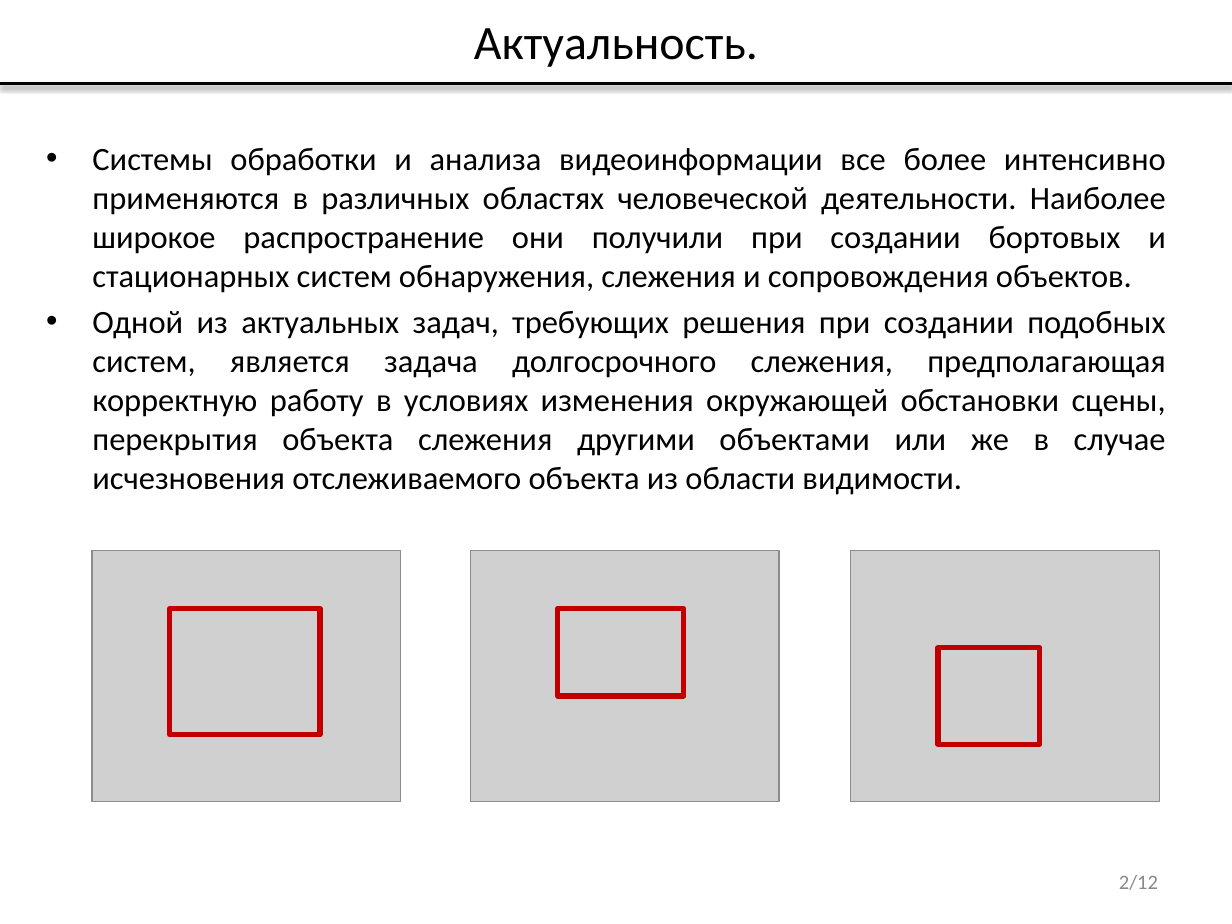
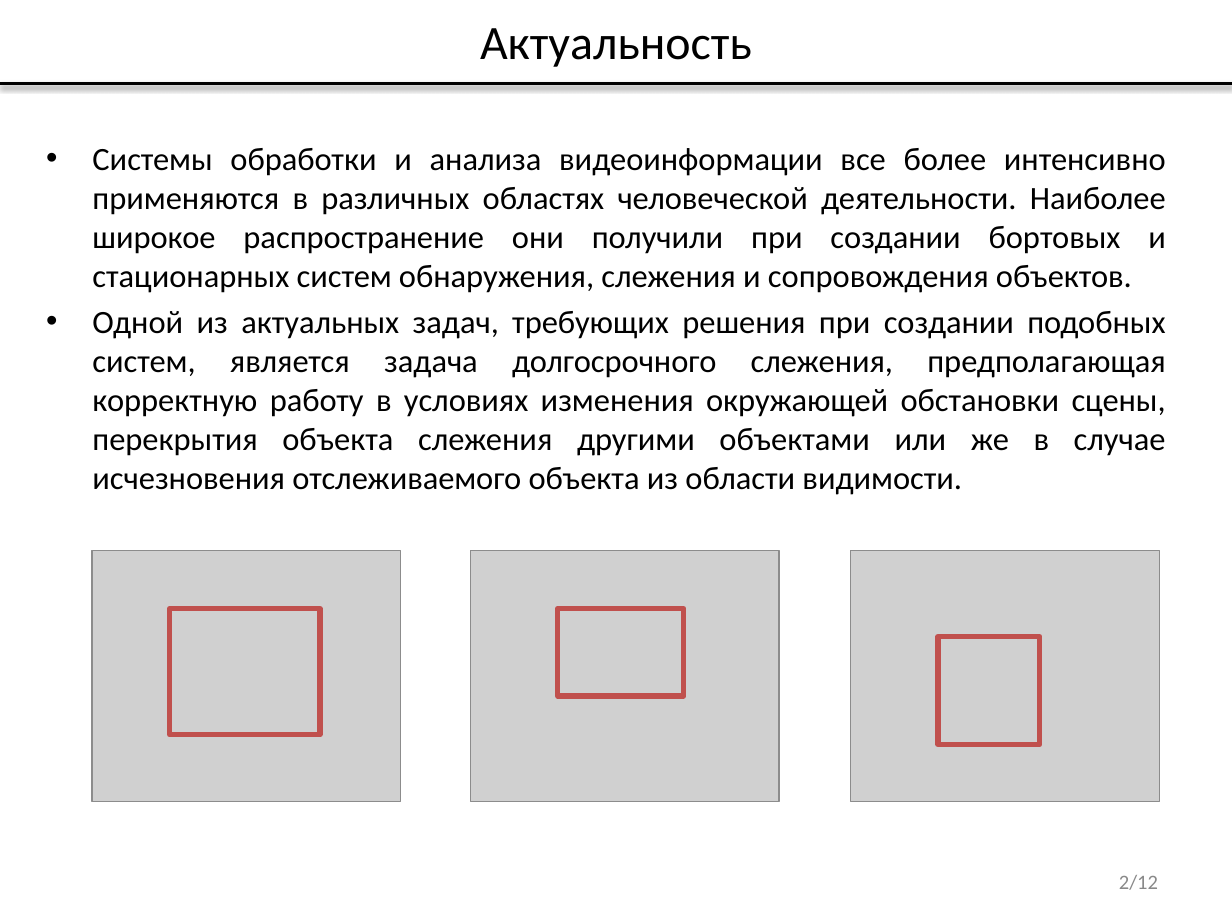
Before and after one commit to vladdimakov/cv2, a slide deck: slide 2 of ВКР/Презентация_Димаков_В.С._МП-40.pptx. Drawn at 1232x924 pixels with LibreOffice and Linux fonts; fonts in the diff are those of the drawing; grey boxes stand for pictures. Boxes give left, top, right and bottom in pixels: in the first picture for what was removed or moved away, otherwise in the second. Text is boxed around its words. In the diff, an @@ line names an element or a change of style, - is before the commit and + after.

```diff
--- a/ВКР/Презентация_Димаков_В.С._МП-40.pptx
+++ b/ВКР/Презентация_Димаков_В.С._МП-40.pptx
@@ title at bbox=[480, 28, 752, 67]: text changed @@
-Актуальность.
+Актуальность
@@ outline #C00000 3 pt to #C0504D 3 pt in 3 elements at bbox=[558, 609, 684, 696], bbox=[170, 609, 320, 734], bbox=[938, 637, 1040, 745] @@
@@ rectangle: place and size @@
-rectangle at bbox=[938, 648, 1040, 745]
+rectangle at bbox=[938, 637, 1040, 745]
```
Also in this commit, not shown: 9 other slides changed, 14 other files.
